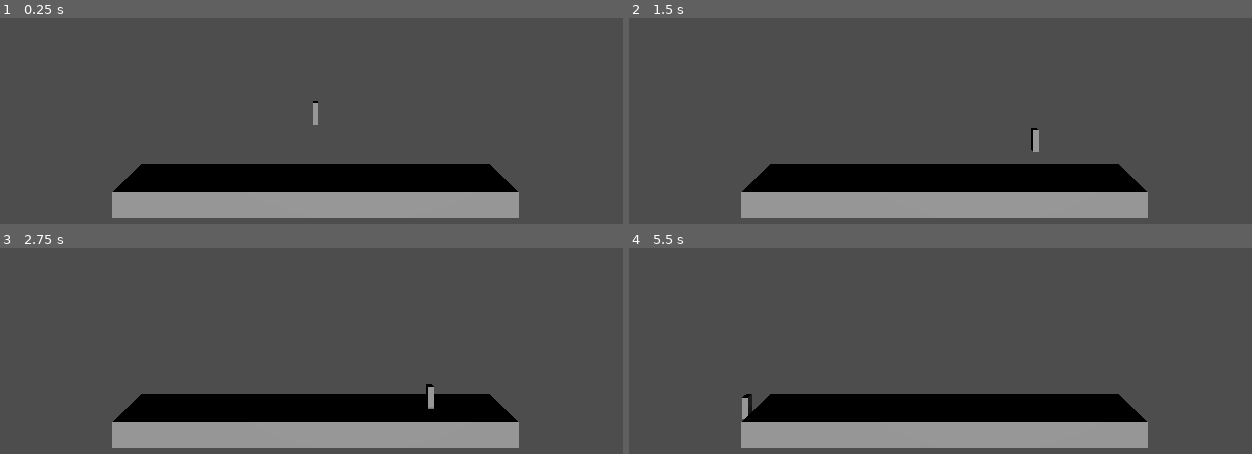
Above: before the commit, frames 1-4 (two rows, left to right).
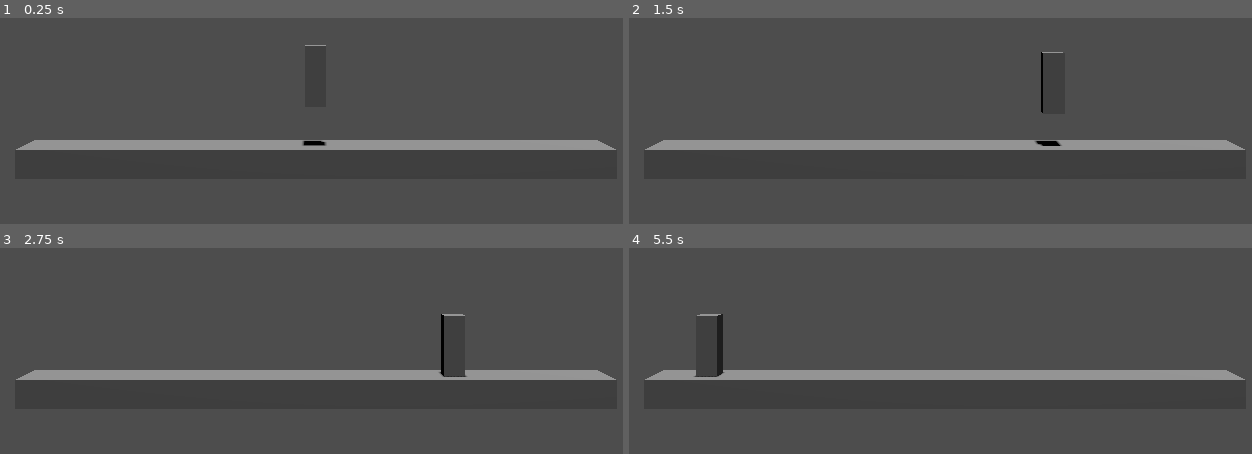
Above: after the commit, the same moments.

Repository: CocoMarck/SuperSmashTux
Game: Godot game, scene res://Scenes/Game.tscn
Same seed, same stepped clock (60 frames per second), same inputs: the game is played once before the commit and once after it. Before the commit the project starts from res://main.tscn.
Inputs:
- Up to frame 1 (0.25 s): no input
- Up to frame 2 (1.5 s): hold Right (move_right) 0.53-1.28 s; tap Space (jump) at 0.77 s; hold Left (move_left) from 1.28 s (still down)
- Up to frame 3 (2.75 s): tap Space (jump) at 1.52 s; release Left (move_left) at 2.03 s; hold Right (move_right) from 2.03 s (still down)
- Up to frame 4 (5.5 s): release Right (move_right) at 2.78 s; hold Up (move_up) 2.78-3.53 s; tap Space (jump) at 3.02, 3.77, 4.52 s; hold Left (move_left) from 3.53 s (still down)

The runs differ from the first frame. In frame 1, 21% of the frame differs, in the area x 2-99%, y 13-98%; in frame 2, 21%; in frame 3, 21%; in frame 4, 21%, in the area x 2-99%, y 32-98%.

Commit message:
Minor improvements to the project

Diff:
--- /dev/null
+++ b/Scenes/Game.tscn
@@ -0,0 +1,35 @@
+[gd_scene format=3 uid="uid://dkpng3ohg1ql1"]
+
+[ext_resource type="PackedScene" uid="uid://de4tgdk06il7y" path="res://Scenes/Objects/player.tscn" id="1_iukft"]
+
+[sub_resource type="BoxShape3D" id="BoxShape3D_bkxvp"]
+size = Vector3(41.528046, 2, 4)
+
+[sub_resource type="BoxMesh" id="BoxMesh_o7g8m"]
+size = Vector3(41.53715, 2, 4)
+
+[node name="Main" type="Node" unique_id=1119345977]
+
+[node name="Ground" type="StaticBody3D" parent="." unique_id=64168988]
+transform = Transform3D(1, 0, 0, 0, 1, 0, 0, 0, 1, 0, -1, 0)
+
+[node name="CollisionShape3D" type="CollisionShape3D" parent="Ground" unique_id=1532467095]
+transform = Transform3D(1, 0, 0, 0, 1, 0, 0, 0, 1, -0.016799927, 0, 0)
+shape = SubResource("BoxShape3D_bkxvp")
+
+[node name="MeshInstance3D" type="MeshInstance3D" parent="Ground" unique_id=2124560518]
+mesh = SubResource("BoxMesh_o7g8m")
+
+[node name="DirectionalLight3D" type="DirectionalLight3D" parent="." unique_id=1209438478]
+transform = Transform3D(0.9993518, 7.604334e-09, 0.0359984, -0.03551691, 0.16300808, 0.9859853, -0.0058680186, -0.9866248, 0.16290237, 0, 11.2912, 0)
+shadow_enabled = true
+
+[node name="Player" parent="." unique_id=9210622 instance=ExtResource("1_iukft")]
+transform = Transform3D(3, 0, 0, 0, 3, 0, 0, 0, 3, 0, 7.0756, 0)
+
+[node name="CameraPivot" type="Marker3D" parent="." unique_id=1550034331]
+
+[node name="Camera3D" type="Camera3D" parent="CameraPivot" unique_id=583411287]
+transform = Transform3D(1, 0, 0, 0, 1, 0, 0, 0, 1, -0.020214915, 10.238355, 59.83735)
+fov = 30.0
+size = 25.418
--- /dev/null
+++ b/Scenes/Objects/player.tscn
@@ -0,0 +1,24 @@
+[gd_scene format=3 uid="uid://de4tgdk06il7y"]
+
+[ext_resource type="Script" uid="uid://bygvcsy0b1osw" path="res://Scripts/player.gd" id="1_x23co"]
+
+[sub_resource type="BoxMesh" id="BoxMesh_xr3lx"]
+size = Vector3(0.5, 1.4297851, 0.5)
+
+[sub_resource type="CapsuleShape3D" id="CapsuleShape3D_ycn7k"]
+radius = 0.3
+height = 1.4361328
+
+[node name="Player" type="CharacterBody3D" unique_id=1153622412]
+script = ExtResource("1_x23co")
+
+[node name="Pivot" type="Node3D" parent="." unique_id=1550319720]
+
+[node name="Character" type="MeshInstance3D" parent="Pivot" unique_id=1703105675]
+transform = Transform3D(1, 0, 0, 0, 1, 0, 0, 0, 1, 0, -0.18510741, 0)
+mesh = SubResource("BoxMesh_xr3lx")
+skeleton = NodePath("../..")
+
+[node name="CollisionShape3D" type="CollisionShape3D" parent="." unique_id=1753975885]
+transform = Transform3D(1, 0, 0, 0, 1, 0, 0, 0, 1, 0, -0.18193358, 0)
+shape = SubResource("CapsuleShape3D_ycn7k")
--- a/player.gd
+++ b/Scripts/player.gd
@@ -23,13 +23,13 @@
 		direction = direction.normalized()
 		$Pivot.basis = Basis.looking_at(direction)
 
-	# Ground volicity
+	# Volocidad en terra
 	target_velocity.x = direction.x * speed
 
 	# Volocidad vertical. Gravedad
 	var jump = (Input.is_action_pressed("jump") == true ) or (Input.is_action_pressed("move_up") == true)
 	if not is_on_floor():
-		target_velocity.y = target_velocity.y -(fall_acceleration * delta)
+		target_velocity.y -= fall_acceleration * delta
 	else:
 		if jump:
 			target_velocity.y = jump_impulse
--- a/icon.svg
+++ /dev/null
@@ -1 +0,0 @@
-<svg xmlns="http://www.w3.org/2000/svg" width="128" height="128"><rect width="124" height="124" x="2" y="2" fill="#363d52" stroke="#212532" stroke-width="4" rx="14"/><g fill="#fff" transform="translate(12.322 12.322)scale(.101)"><path d="M105 673v33q407 354 814 0v-33z"/><path fill="#478cbf" d="m105 673 152 14q12 1 15 14l4 67 132 10 8-61q2-11 15-15h162q13 4 15 15l8 61 132-10 4-67q3-13 15-14l152-14V427q30-39 56-81-35-59-83-108-43 20-82 47-40-37-88-64 7-51 8-102-59-28-123-42-26 43-46 89-49-7-98 0-20-46-46-89-64 14-123 42 1 51 8 102-48 27-88 64-39-27-82-47-48 49-83 108 26 42 56 81zm0 33v39c0 276 813 276 814 0v-39l-134 12-5 69q-2 10-14 13l-162 11q-12 0-16-11l-10-65H446l-10 65q-4 11-16 11l-162-11q-12-3-14-13l-5-69z"/><path d="M483 600c0 34 58 34 58 0v-86c0-34-58-34-58 0z"/><circle cx="725" cy="526" r="90"/><circle cx="299" cy="526" r="90"/></g><g fill="#414042" transform="translate(12.322 12.322)scale(.101)"><circle cx="307" cy="532" r="60"/><circle cx="717" cy="532" r="60"/></g></svg>
--- a/main.tscn
+++ /dev/null
@@ -1,32 +0,0 @@
-[gd_scene load_steps=4 format=3 uid="uid://dkpng3ohg1ql1"]
-
-[ext_resource type="PackedScene" uid="uid://de4tgdk06il7y" path="res://player.tscn" id="1_wcb1j"]
-
-[sub_resource type="BoxShape3D" id="BoxShape3D_bkxvp"]
-size = Vector3(32, 2, 4)
-
-[sub_resource type="BoxMesh" id="BoxMesh_o7g8m"]
-size = Vector3(32, 2, 4)
-
-[node name="Main" type="Node"]
-
-[node name="Ground" type="StaticBody3D" parent="."]
-transform = Transform3D(1, 0, 0, 0, 1, 0, 0, 0, 1, 0, -1, 0)
-
-[node name="CollisionShape3D" type="CollisionShape3D" parent="Ground"]
-shape = SubResource("BoxShape3D_bkxvp")
-
-[node name="MeshInstance3D" type="MeshInstance3D" parent="Ground"]
-mesh = SubResource("BoxMesh_o7g8m")
-
-[node name="DirectionalLight3D" type="DirectionalLight3D" parent="."]
-transform = Transform3D(0.999352, 0, 0.0359984, 0, 1, 0, -0.0359984, 0, 0.999352, 0, 11.2912, 0)
-shadow_enabled = true
-
-[node name="Player" parent="." instance=ExtResource("1_wcb1j")]
-transform = Transform3D(1, 0, 0, 0, 1, 0, 0, 0, 1, 0, 7.0756, 0)
-
-[node name="CameraPivot" type="Marker3D" parent="."]
-
-[node name="Camera3D" type="Camera3D" parent="CameraPivot"]
-transform = Transform3D(1, 0, 0, 0, 1, 0, 0, 0, 1, 0, 14.9866, 24.993)
--- a/player.tscn
+++ /dev/null
@@ -1,22 +0,0 @@
-[gd_scene load_steps=4 format=3 uid="uid://de4tgdk06il7y"]
-
-[ext_resource type="Script" path="res://player.gd" id="1_x23co"]
-
-[sub_resource type="BoxMesh" id="BoxMesh_xr3lx"]
-size = Vector3(0.5, 1.8, 0.5)
-
-[sub_resource type="CapsuleShape3D" id="CapsuleShape3D_ycn7k"]
-radius = 0.3
-height = 1.8
-
-[node name="Player" type="CharacterBody3D"]
-script = ExtResource("1_x23co")
-
-[node name="Pivot" type="Node3D" parent="."]
-
-[node name="Character" type="MeshInstance3D" parent="Pivot"]
-mesh = SubResource("BoxMesh_xr3lx")
-skeleton = NodePath("../..")
-
-[node name="CollisionShape3D" type="CollisionShape3D" parent="."]
-shape = SubResource("CapsuleShape3D_ycn7k")
--- a/project.godot
+++ b/project.godot
@@ -8,12 +8,16 @@
 
 config_version=5
 
+[animation]
+
+compatibility/default_parent_skeleton_in_mesh_instance_3d=true
+
 [application]
 
 config/name="SuperSmashTux"
-run/main_scene="res://main.tscn"
-config/features=PackedStringArray("4.3", "Forward Plus")
-config/icon="res://icon.svg"
+run/main_scene="res://Scenes/Game.tscn"
+config/features=PackedStringArray("4.7", "Forward Plus")
+config/icon="uid://cbnddvxbwvp0a"
 
 [dotnet]
 
Not shown, added: Scripts/player.gd.uid
Not shown, changed: icon.png.import
Not shown, changed: AGENTS.md
Not shown, changed: README.md
